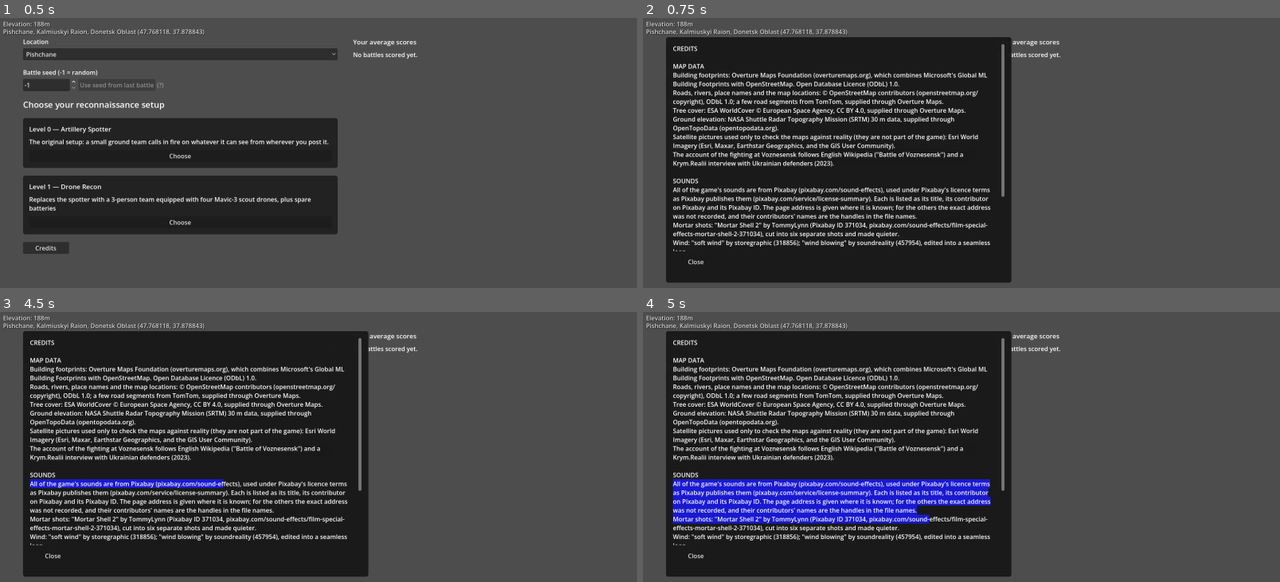
Above: before the commit, frames 1-4 (two rows, left to right).
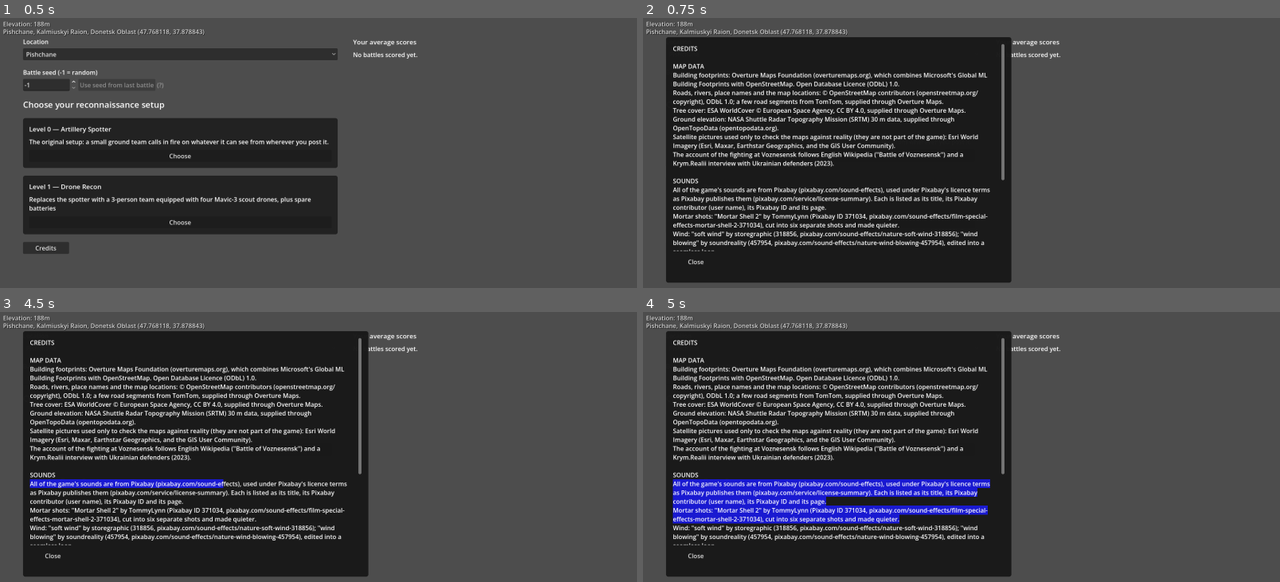
Above: after the commit, the same moments.

Repository: verybadcat/Drones
Game: Godot game, scene res://scenes/Main.tscn
Two runs of this game, one before a commit and one after it. Both use one fixed random seed, a clock stepped at 60 frames per second and the inputs below. Sound files missing from this copy of the repository are replaced by a short silence.
Inputs (mouse positions are in pixels of both pictures, inside the frame that each line leads up to):
- Up to frame 1 (0.5 s): no input
- Up to frame 2 (0.75 s): click "Credits" at 0.5 s
- Up to frame 3 (4.5 s): click "Pishchane" at 1.25 s; click "Choose" at 2 s; click "Choose" at 2.75 s; tap Enter at 3.5 s; move the mouse to (458, 444) at 3.52 s; hold D 3.53-4.25 s; tap I at 3.6 s; click (458, 444) at 3.67 s; tap Space at 4.25 s; drag from (191, 471) to (286, 517) at 4.27 s
- Up to frame 4 (5 s): no input

Frame 1 is identical in both runs. In frame 2, 3.1% of the frame differs, in the area x 4-57%, y 59-87%; in frame 3, 3.1%; in frame 4, 4.0%.

Commit message:
Credits give every sound's Pixabay page; the not-recorded sentence is removed
Co-Authored-By: Claude Sonnet 5.5 <noreply@anthropic.com>

Diff:
--- a/scripts/level_select_screen.gd
+++ b/scripts/level_select_screen.gd
@@ -389,10 +389,9 @@
 ## credits page to the opening screen"). Plain facts about where the map data, the sounds and the engine came
 ## from, with the licences the sources publish them under. Kept as one function so a test can read it.
 ##
-## What it must NOT do is claim more than is known: the sounds are all from Pixabay (the developer's statement; the mortar shots'
-## source, "Mortar Shell 2" by TommyLynn, is confirmed from the file name and Pixabay's search page), but the Pixabay page
-## addresses were never recorded and the licence is only named as Pixabay's, as it publishes it, so the page says exactly that
-## (see assets/audio/*/SOURCES.md).
+## What it must NOT do is claim more than is known: the sounds are all from Pixabay (the developer's statement), each with the title,
+## contributor and ID from its file name and the page address the developer opened and confirmed (2026-10-07), and the licence is only
+## named as Pixabay's, as it publishes it, not quoted (see assets/audio/*/SOURCES.md).
 static func credits_text() -> String:
 	return "\n".join([
 		"CREDITS",
@@ -406,11 +405,11 @@
 		"The account of the fighting at Voznesensk follows English Wikipedia (\"Battle of Voznesensk\") and a Krym.Realii interview with Ukrainian defenders (2023).",
 		"",
 		"SOUNDS",
-		"All of the game's sounds are from Pixabay (pixabay.com/so …(107 unchanged characters)… mary). Each is listed as its title, its contributor on Pixabay and its Pixabay ID. The page address is given where it is known; for the others the exact address was not recorded, and their contributors' names are the handles in the file names.",
+		"All of the game's sounds are from Pixabay (pixabay.com/so …(107 unchanged characters)… mary). Each is listed as its title, its Pixabay contributor (user name), its Pixabay ID and its page.",
 		"Mortar shots: \"Mortar Shell 2\" by TommyLynn (Pixabay ID 371034, pixabay.com/sound-effects/film-special-effects-mortar-shell-2-371034), cut into six separate shots and made quieter.",
-		"Wind: \"soft wind\" by storegraphic (318856); \"wind blowing\" by soundreality (457954), edited into a seamless loop.",
-		"Rain and sleet: \"gentle rain for relaxation and sleep\" by eryliaa (337279), \"drizzle 4perspectives\" by freesound_community (23254) and \"rain sound\" by boons_freak (188158), each shortened to its first 30 seconds; \"cozy midnight rain 04\" by dragon-studio (448568); \"snow rain\" by freesound_comm …(66 unchanged characters)…
-		"Gunfire: \"battle war zone gun fight\" by freesound_community (32155).",
+		"Wind: \"soft wind\" by storegraphic (318856, pixabay.com/sound-effects/nature-soft-wind-318856); \"wind blowing\" by soundreality (457954, pixabay.com/sound-effects/nature-wind-blowing-457954), edited into a seamless loop.",
+		"Rain and sleet: \"gentle rain for relaxation and sleep\" by eryliaa (337279, pixabay.com/sound-effects/nature-gentle-rain-for-relaxation-and-sleep-337279), \"drizzle 4perspectives\" by freesound_community (23254, pixabay.com/sound-effects/nature-drizzle-4perspectives-23254) and \"rain sound\" by boons_freak (188158, pixabay.com/sound-effects/nature-rain-sound-188158), each shortened to its first 30 seconds; \"cozy midnight rain 04\" by dragon-studio (448568, pixabay.com/sound-effects/nature-cozy-midnight-rain-04-448568); \"snow rain\" by freesound_comm …(66 unchanged characters)…
+		"Gunfire: \"battle war zone gun fight\" by freesound_community (32155, pixabay.com/sound-effects/film-special-effects-battle-war-zone-gun-fight-32155).",
 		"",
 		"ENGINE",
 		"Made with the Godot Engine (godotengine.org), MIT licence.",
--- a/scripts/tests/test_credits_page.gd
+++ b/scripts/tests/test_credits_page.gd
@@ -5,8 +5,8 @@
 ## engine, and a Close button.
 ##
 ## The page must not claim more than is known: every sound is credited to Pixabay with its title, contributor and
-## Pixabay ID (the mortar shots to "Mortar Shell 2" by TommyLynn, ID 371034), but the page addresses were not
-## recorded and the licence is Pixabay's as it publishes it, and the page says that.
+## Pixabay ID and page address (the mortar shots to "Mortar Shell 2" by TommyLynn, ID 371034), and the licence is named as
+## Pixabay's as it publishes it, not quoted.
 ##
 ## Run: godot --headless --path . --script scripts/tests/test_credits_page.gd
 var failures := 0
@@ -36,7 +36,9 @@
 	var text: String = LevelSelectScreen.credits_text()
 	for needle in ["Overture Maps", "Microsoft", "OpenStreetMap", "ODbL", "ESA WorldCover", "CC BY 4.0", "SRTM", "OpenTopoData", "Esri", "Pixabay", "Godot"]:
 		check(needle in text, "The credits name %s" % needle)
-	check("not recorded" in text, "...and say plainly where a source or licence was not recorded")
+	check(not ("not recorded" in text), "...with nothing left as unknown (every sound has its page address)")
+	for address in ["film-special-effects-mortar-shell-2-371034", "nature-snow-rain-35637", "nature-soft-wind-318856", "nature-wind-blowing-457954", "nature-gentle-rain-for-relaxation-and-sleep-337279", "nature-drizzle-4perspectives-23254", "nature-rain-sound-188158", "nature-cozy-midnight-rain-04-448568", "film-special-effects-battle-war-zone-gun-fight-32155"]:
+		check("pixabay.com/sound-effects/" + address in text, "The credits give the page for %s" % address)
 	# every sound, with its title, contributor and Pixabay ID
 	for needle in ["Mortar Shell 2", "TommyLynn", "371034", "soft wind", "storegraphic", "318856", "wind blowing", "soundreality", "457954",
 			"gentle rain for relaxation and sleep", "eryliaa", "337279", "drizzle 4perspectives", "23254", "rain sound", "boons_freak", "188158",
Not shown, changed: assets/audio/gunfire/SOURCES.md
Not shown, changed: assets/audio/rain/SOURCES.md
Not shown, changed: assets/audio/wind/SOURCES.md
Not shown, changed: docs/designs/tactical-commander-doctrine.md
